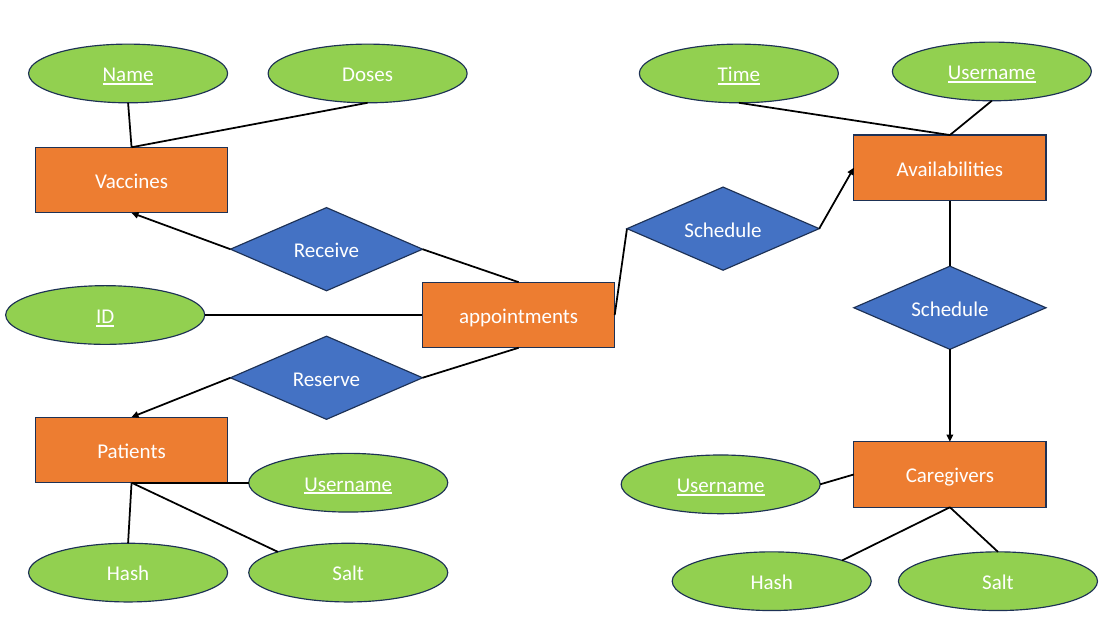
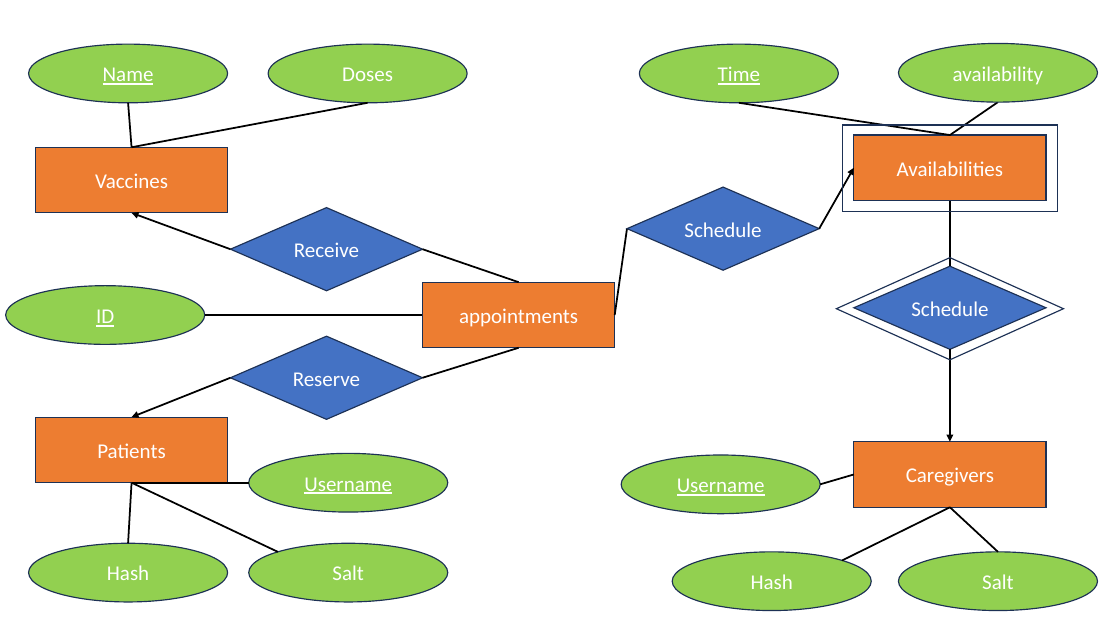
Before and after one commit to pingw220/UWCSE414hw6, a slide deck: slide 1 of design.pptx. Drawn at 1120x630 pixels with LibreOffice and Linux fonts; fonts in the diff are those of the drawing. Boxes give left, top, right and bottom in pixels: in the first picture for what was removed or moved away, otherwise in the second. Text is boxed around its words. In the diff, an @@ line names an element or a change of style, - is before the commit and + after.

```diff
--- a/design.pptx
+++ b/design.pptx
@@ ellipse removed at (892, 42, 1091, 101) @@
-Username
@@ ellipse added at (899, 44, 1098, 103), fill #92D050, outline #1E3256 1 pt, 18 pt, text #FFFFFF @@
+availability
@@ line moved from (950, 135) - (992, 101) to (950, 135) - (998, 103) @@
@@ rectangle added at (843, 125, 1059, 212), outline #1E3256 1 pt @@
@@ diamond added at (837, 258, 1064, 360), outline #1E3256 1 pt @@
```
Also in this commit, not shown: 6 other files.
